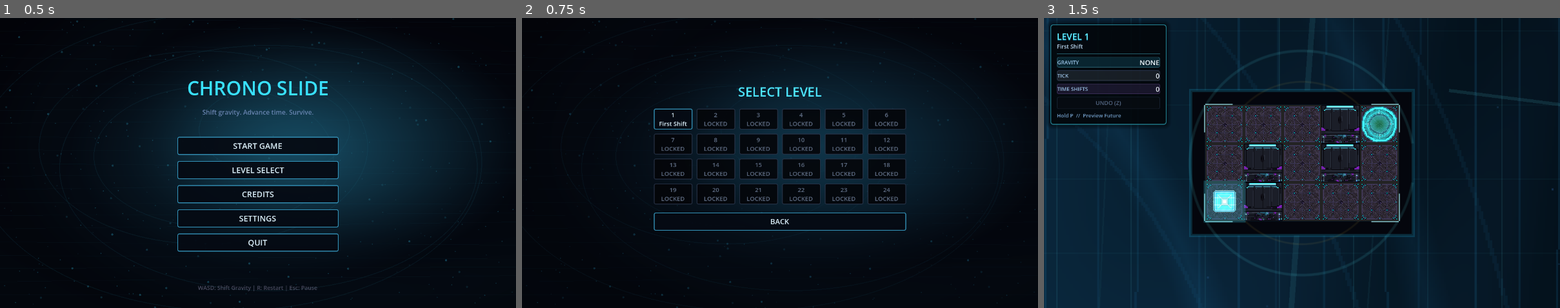
Above: before the commit, frames 1-3 (left to right).
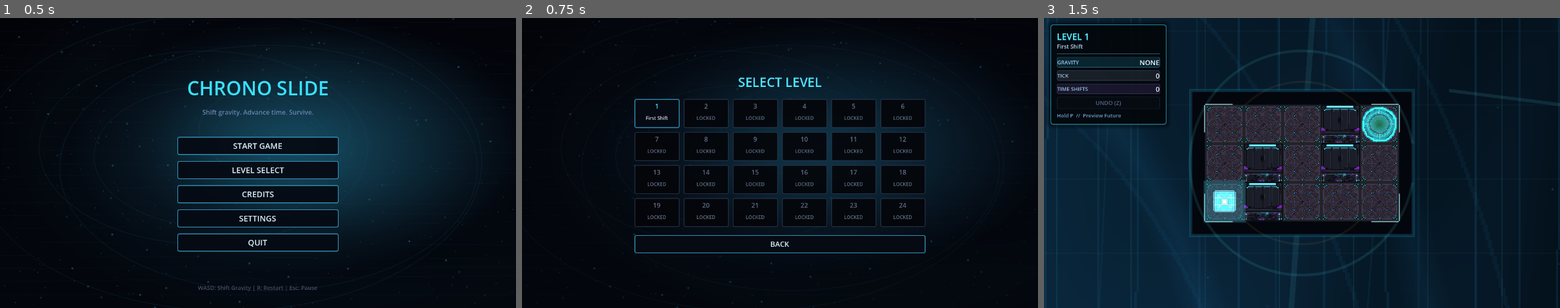
Above: after the commit, the same moments.

Repository: Rivendellspacejam/ChronosSpaceJam
Game: Godot game, scene res://scenes/ui/main_menu.tscn
The game is run twice, just before and just after one commit, with the same random seed, the same clock (stepped at 60 frames per second) and the same inputs. Sound files missing from this copy of the repository are replaced by a short silence.
Inputs (mouse positions are in pixels of both pictures, inside the frame that each line leads up to; where the layout moved, square brackets give the same spot in the first picture):
- Up to frame 1 (0.5 s): no input
- Up to frame 2 (0.75 s): click "LEVEL SELECT" at 0.5 s
- Up to frame 3 (1.5 s): click (1178, 113) [1193, 119] at 1.25 s

Frame 1 is identical in both runs. In frame 2, 11% of the frame differs, in the area x 21-79%, y 20-82%; in frame 3, nothing differs.

Commit message:
Show earned medals on level select

Diff:
--- /dev/null
+++ b/chronos-space-jam/scenes/ui/level_select_card.tscn
@@ -0,0 +1,108 @@
+[gd_scene load_steps=7 format=3]
+
+[ext_resource type="Script" path="res://scripts/level_select_card.gd" id="1"]
+[ext_resource type="Texture2D" path="res://assets/first-gold.png" id="2"]
+
+[sub_resource type="StyleBoxFlat" id="StyleBoxFlat_normal"]
+bg_color = Color(0.02, 0.04, 0.075, 0.94)
+border_width_left = 2
+border_width_top = 2
+border_width_right = 2
+border_width_bottom = 2
+border_color = Color(0.22, 0.62, 0.78, 0.9)
+corner_radius_top_left = 4
+corner_radius_top_right = 4
+corner_radius_bottom_right = 4
+corner_radius_bottom_left = 4
+
+[sub_resource type="StyleBoxFlat" id="StyleBoxFlat_hover"]
+bg_color = Color(0.05, 0.11, 0.16, 0.98)
+border_width_left = 2
+border_width_top = 2
+border_width_right = 2
+border_width_bottom = 2
+border_color = Color(0.6, 0.95, 1, 1)
+corner_radius_top_left = 4
+corner_radius_top_right = 4
+corner_radius_bottom_right = 4
+corner_radius_bottom_left = 4
+
+[sub_resource type="StyleBoxFlat" id="StyleBoxFlat_pressed"]
+bg_color = Color(0.08, 0.18, 0.22, 1)
+border_width_left = 2
+border_width_top = 2
+border_width_right = 2
+border_width_bottom = 2
+border_color = Color(1, 0.92, 0.45, 1)
+corner_radius_top_left = 4
+corner_radius_top_right = 4
+corner_radius_bottom_right = 4
+corner_radius_bottom_left = 4
+
+[sub_resource type="StyleBoxFlat" id="StyleBoxFlat_disabled"]
+bg_color = Color(0.015, 0.02, 0.035, 0.9)
+border_width_left = 2
+border_width_top = 2
+border_width_right = 2
+border_width_bottom = 2
+border_color = Color(0.16, 0.2, 0.28, 0.8)
+corner_radius_top_left = 4
+corner_radius_top_right = 4
+corner_radius_bottom_right = 4
+corner_radius_bottom_left = 4
+
+[node name="LevelSelectCard" type="Button"]
+custom_minimum_size = Vector2(112, 72)
+offset_right = 112.0
+offset_bottom = 72.0
+focus_mode = 0
+theme_override_styles/normal = SubResource("StyleBoxFlat_normal")
+theme_override_styles/hover = SubResource("StyleBoxFlat_hover")
+theme_override_styles/pressed = SubResource("StyleBoxFlat_pressed")
+theme_override_styles/disabled = SubResource("StyleBoxFlat_disabled")
+script = ExtResource("1")
+
+[node name="Content" type="VBoxContainer" parent="."]
+layout_mode = 1
+anchors_preset = 15
+anchor_right = 1.0
+anchor_bottom = 1.0
+offset_left = 8.0
+offset_top = 6.0
+offset_right = -8.0
+offset_bottom = -6.0
+grow_horizontal = 2
+grow_vertical = 2
+mouse_filter = 2
+theme_override_constants/separation = 1
+alignment = 1
+
+[node name="NumberLabel" type="Label" parent="Content"]
+layout_mode = 2
+mouse_filter = 2
+theme_override_colors/font_color = Color(0.3, 0.9, 1, 1)
+theme_override_font_sizes/font_size = 16
+text = "1"
+horizontal_alignment = 1
+
+[node name="NameLabel" type="Label" parent="Content"]
+layout_mode = 2
+mouse_filter = 2
+size_flags_vertical = 3
+theme_override_colors/font_color = Color(0.9, 0.9, 0.95, 1)
+theme_override_font_sizes/font_size = 12
+text = "LEVEL"
+horizontal_alignment = 1
+vertical_alignment = 1
+clip_text = true
+autowrap_mode = 2
+
+[node name="MedalIcon" type="TextureRect" parent="Content"]
+visible = false
+custom_minimum_size = Vector2(22, 22)
+layout_mode = 2
+size_flags_horizontal = 4
+mouse_filter = 2
+texture = ExtResource("2")
+expand_mode = 1
+stretch_mode = 5
--- a/chronos-space-jam/scripts/autoload/game_manager.gd
+++ b/chronos-space-jam/scripts/autoload/game_manager.gd
@@ -74,6 +74,7 @@
 	if not best_moves.has(current_level_index) or move_count < best_moves[current_level_index]:
 		best_moves[current_level_index] = move_count
 	highest_unlocked_level_index = maxi(highest_unlocked_level_index, mini(current_level_index + 1, TOTAL_LEVELS - 1))
+	# TODO: UI-05 - Persist best_moves and highest_unlocked_level_index if level-select medals need to survive app restarts.
 
 	var medal_data = get_level_medal_data(current_level_index, move_count)
 	set_state(GameState.LEVEL_CLEAR)
--- a/chronos-space-jam/scripts/level_select.gd
+++ b/chronos-space-jam/scripts/level_select.gd
@@ -1,4 +1,6 @@
 extends Control
+
+const LEVEL_SELECT_CARD_SCENE: PackedScene = preload("res://scenes/ui/level_select_card.tscn")
 
 @onready var grid_container = $VBoxContainer/GridContainer
 @onready var back_button = $VBoxContainer/BackButton
@@ -18,16 +20,17 @@
 	_clear_level_buttons()
 	for i in range(GameManager.TOTAL_LEVELS):
 		var unlocked := GameManager.is_level_unlocked(i)
-		var button = Button.new()
-		button.text = str(i + 1) + "\n" + (StoryManager.get_level_name(i) if unlocked else "LOCKED")
-		button.custom_minimum_size = Vector2(96, 52)
-		button.add_theme_font_size_override("font_size", 15)
-		button.disabled = not unlocked
+		var completed := GameManager.best_moves.has(i)
+		var medal := ""
+		if completed:
+			var best := int(GameManager.best_moves[i])
+			medal = GameManager.get_medal_for_moves(i, best)
+		var button := LEVEL_SELECT_CARD_SCENE.instantiate() as Button
+		grid_container.add_child(button)
+		button.call("setup", i, unlocked, completed, StoryManager.get_level_name(i), medal)
 		if unlocked:
 			button.pressed.connect(_make_level_callback(i))
 			button.mouse_entered.connect(AudioManager.play_ui_click)
-		_apply_button_style(button)
-		grid_container.add_child(button)
 
 func _clear_level_buttons() -> void:
 	for child in grid_container.get_children():
--- /dev/null
+++ b/chronos-space-jam/scripts/level_select_card.gd
@@ -0,0 +1,35 @@
+class_name LevelSelectCard
+extends Button
+
+const MEDAL_TEXTURES: Dictionary = {
+	"Gold": preload("res://assets/first-gold.png"),
+	"Silver": preload("res://assets/second-silver.png"),
+	"Bronze": preload("res://assets/third-bronze.png"),
+}
+
+const MEDAL_COLORS: Dictionary = {
+	"Gold": Color(1, 0.85, 0.2, 1),
+	"Silver": Color(0.75, 0.85, 0.95, 1),
+	"Bronze": Color(0.85, 0.45, 0.18, 1),
+}
+
+@onready var number_label: Label = $Content/NumberLabel
+@onready var name_label: Label = $Content/NameLabel
+@onready var medal_icon: TextureRect = $Content/MedalIcon
+
+func setup(level_index: int, is_unlocked: bool, is_completed: bool, level_name: String, medal: String) -> void:
+	disabled = not is_unlocked
+	number_label.text = str(level_index + 1)
+	name_label.text = level_name if is_unlocked else "LOCKED"
+
+	if not is_unlocked:
+		medal_icon.visible = false
+		number_label.add_theme_color_override("font_color", Color(0.42, 0.48, 0.58, 0.9))
+		name_label.add_theme_color_override("font_color", Color(0.42, 0.48, 0.58, 0.9))
+		return
+
+	number_label.add_theme_color_override("font_color", Color(0.3, 0.9, 1, 1))
+	name_label.add_theme_color_override("font_color", Color(0.9, 0.9, 0.95, 1))
+	medal_icon.visible = is_completed and MEDAL_TEXTURES.has(medal)
+	if medal_icon.visible:
+		medal_icon.texture = MEDAL_TEXTURES[medal]
Not shown, added: chronos-space-jam/scripts/level_select_card.gd.uid
Not shown, changed: chronos-space-jam/tools/verify_project.py
